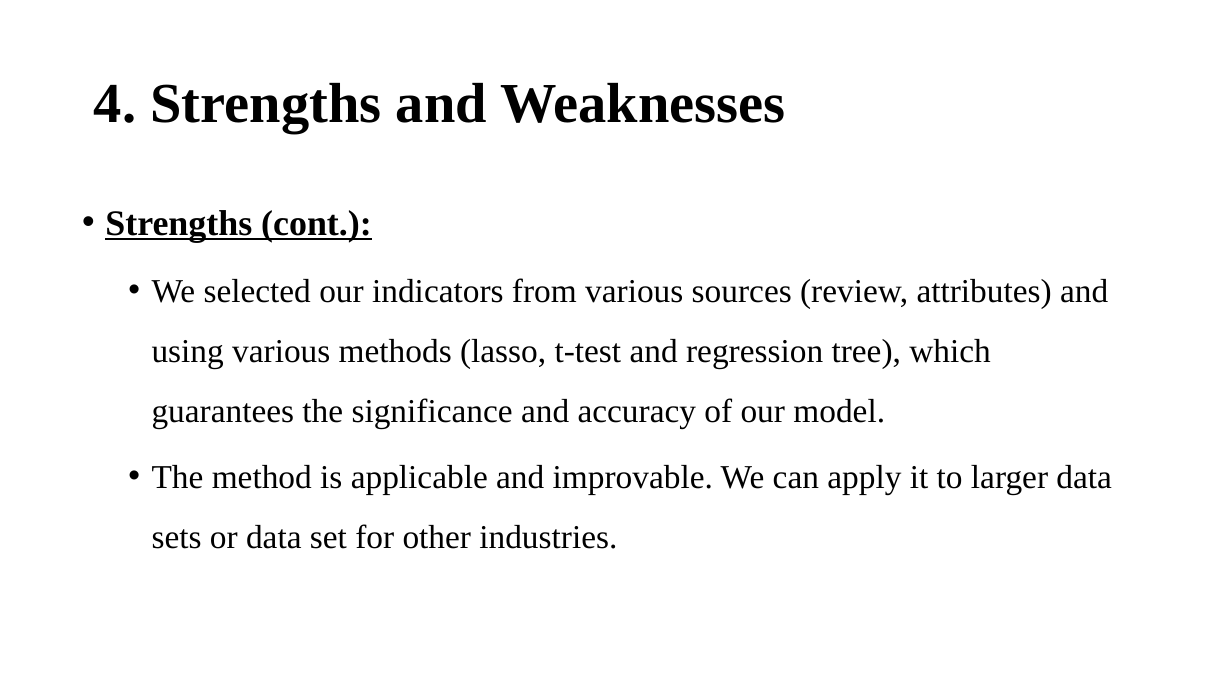
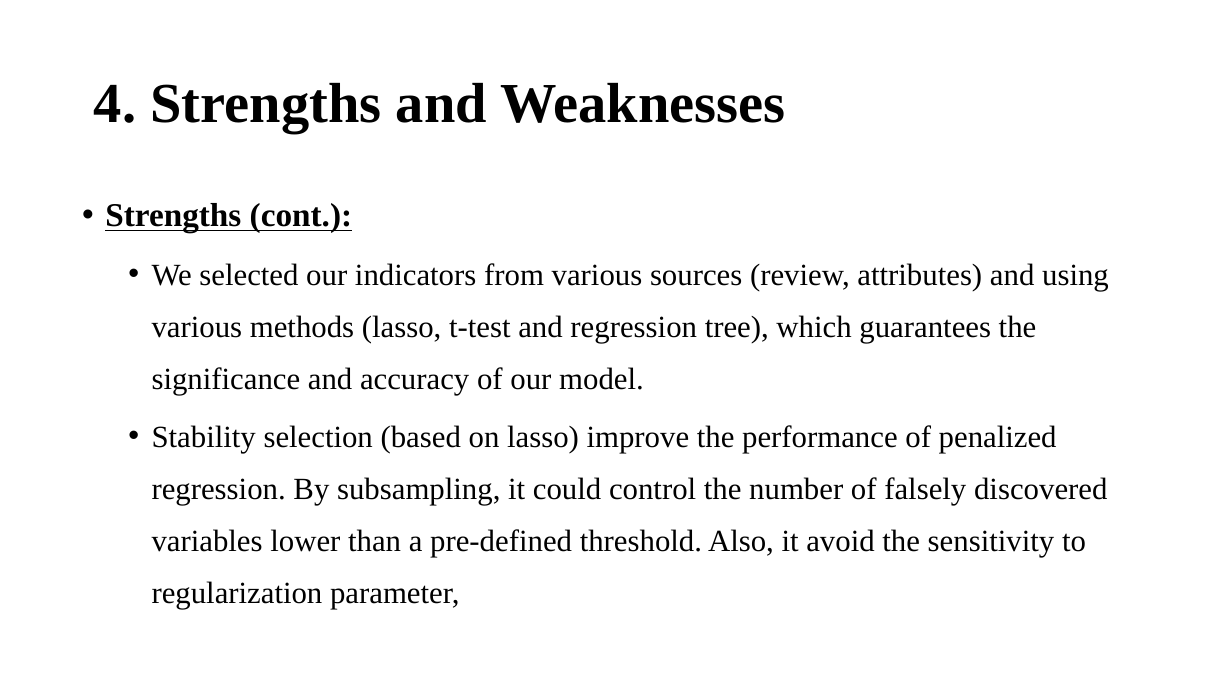
Before and after one commit to Jiawei98/Stat628-Module3, a slide deck: slide 20 of Slides/628module3_Slides.pptx (slide 16 before the commit). Drawn at 1232x693 pixels with LibreOffice and Linux fonts; fonts in the diff are those of the drawing. Boxes give left, top, right and bottom in pixels: in the first picture for what was removed or moved away, otherwise in the second. Text is boxed around its words. In the diff, an @@ line names an element or a change of style, - is before the commit and + after.

```diff
--- a/Slides/628module3_Slides.pptx
+++ b/Slides/628module3_Slides.pptx
@@ text at bbox=[105, 203, 1109, 395]: size 28 to 25.9 pt in "Strengths (cont.):"; size 26 to 24.1 pt in "We selected our indicators from various sources ..."; line spacing 1.5 to 1.4 @@
@@ text at bbox=[152, 425, 1107, 609]: text changed; size 26 to 24.1 pt @@
-  • The method is applicable and improvable. We can apply it to larger data sets or data set for other industries.
+  • Stability selection (based on lasso) improve the performance of penalized regression. By subsampling, it could control the number of falsely discovered variables lower than a pre-defined threshold. Also, it avoid the sensitivity to regularization parameter,
```
Also in this commit, not shown: 3 other slides changed, 5 slides added, 13 other files.
